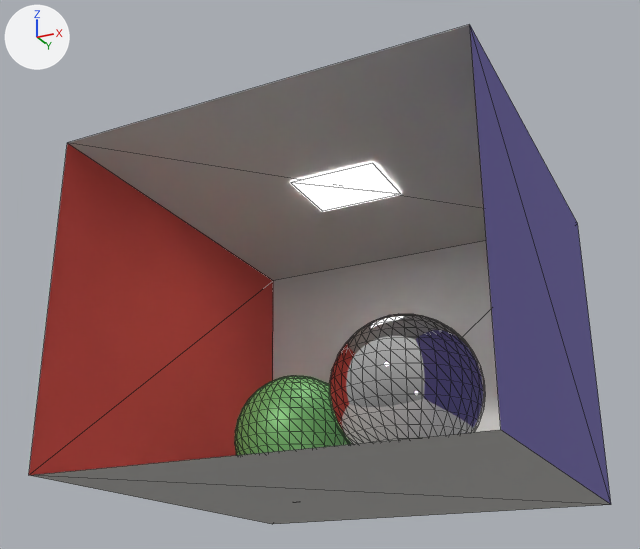
Before and after pictures for a commit that changed the OBJ model assets/scenes/cornell_box_sphere/CornellBox-Sphere.obj.
Rendered twice from a camera (50 mm lens) standing at (1.752, -3.8, -0.607) and looking at (-0.085, -0.126, 1.047). Every picture has the same lights, and +X, +Y and +Z are marked at upper left. Mesh edges are drawn as thin lines. Where no turn or scale is listed for an object, it has been applied to the vertices. Vertices at the same position are counted once.

The first picture shows 'CornellBox-Sphere'.
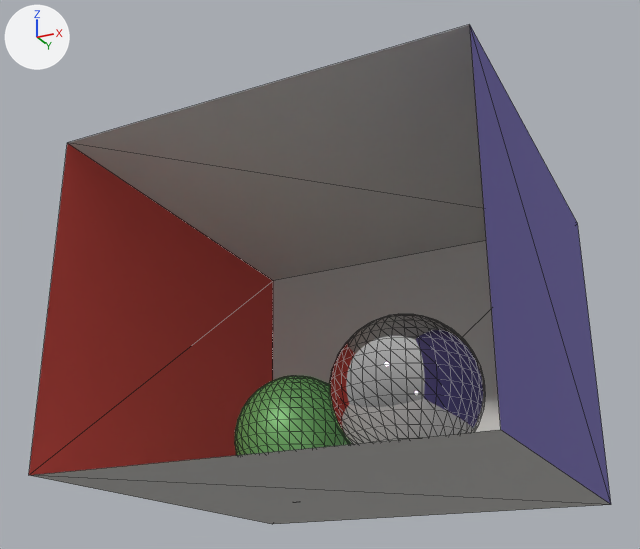
Pixel boxes [x1, y1, x2, y2] of what changed, in the pictures (640 x 549 px):
```json
{"part": 1, "of": "me_cornellbox_sphere", "change": "deleted", "before": [291, 163, 400, 211]}
```

The change, as JSON lines over the scene's bpy script:
```json
{"block": "me_cornellbox_sphere", "where": "me_cornellbox_sphere.from_pydata(...)  # 1104 vertices, 2188 faces; spans x -1.02..1.0, y -0.99..1.04, z 0.0..1.59"}
{"block": "me_cornellbox_sphere", "where": "# used by ob_cornellbox_sphere; location = (0.0, 0.0, 0.0)"}
{"block": "me_cornellbox_sphere", "change": "me_cornellbox_sphere part 1: the loose piece of 4 vertices spanning x -0.24..0.23, y -0.16..0.22, z 1.58 is deleted"}
{"op": "remove", "block": "me_cornellbox_sphere", "code": "me_cornellbox_sphere.materials.append(mat_light)  # white #e5e5e5"}
```
